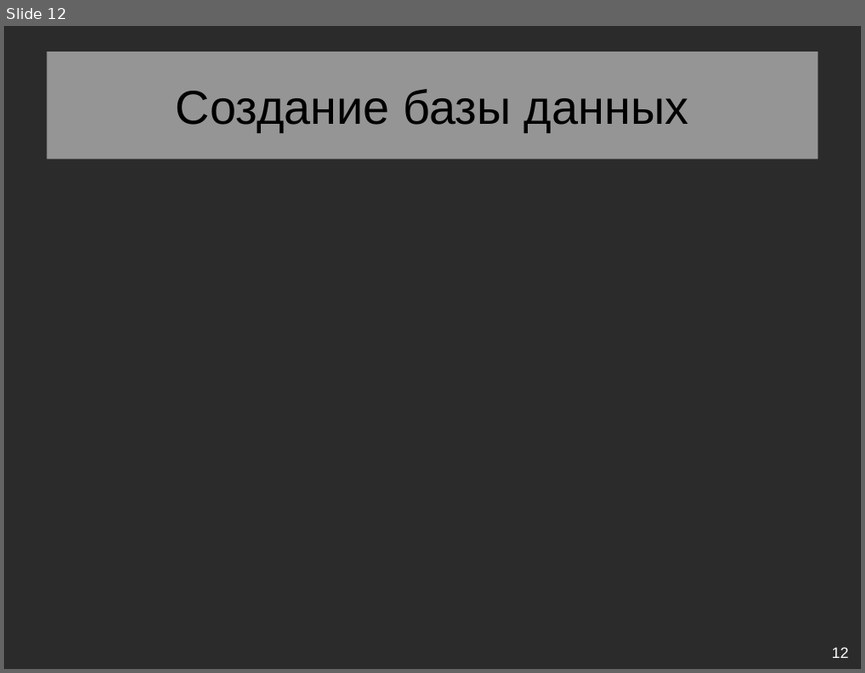
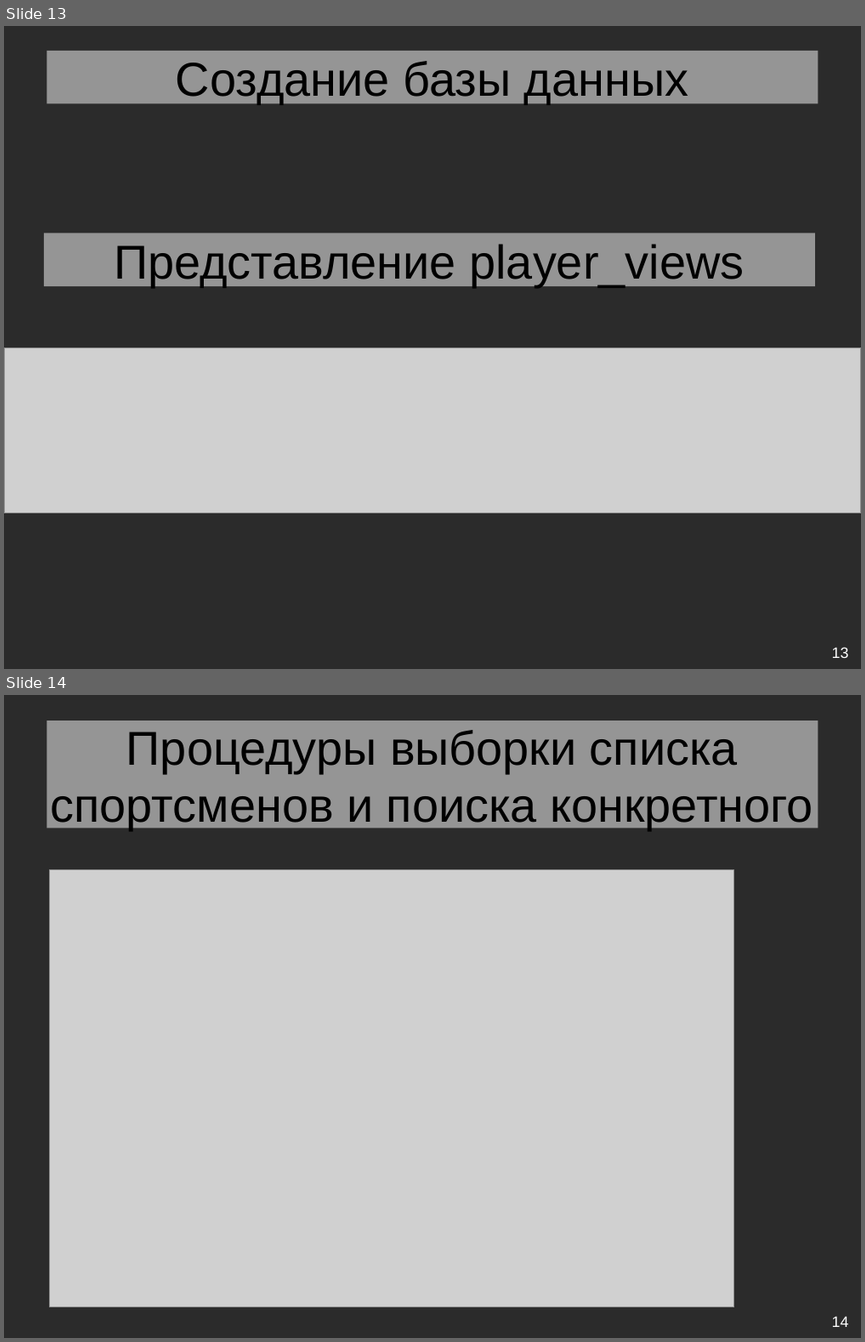
Before and after one commit to eldarian-1/pstu, a slide deck: БД/Course/Презентация курсового проекта.odp. Shown one above the other, each under a label of ours: slide 12 before the commit, slides 13 and 14 after it. The pictures are 865x673 and 865x1342 pixels, drawn with LibreOffice and Linux fonts; fonts in the diff are those of the drawing; grey boxes stand for pictures; background and template pictures are left out; a plain dark background stands for a picture behind light text. Boxes give left, top, right and bottom in pixels: in the first picture for what was removed or moved away, otherwise in the second. Text is boxed around its words. In the diff, an @@ line names an element or a change of style, - is before the commit and + after.

```diff
--- a/БД/Course/Презентация курсового проекта.odp
+++ b/БД/Course/Презентация курсового проекта.odp
@@ slide 14 added at (x1=4, y1=695, x2=861, y2=1338), background picture (left out) @@
@@ title added at (x1=46, y1=721, x2=818, y2=828), fill #FFFFFF at 50% opacity, 44 pt, text #000000 @@
+Процедуры выборки списка спортсменов и поиска конкретного
@@ picture added at (x1=50, y1=870, x2=734, y2=1307) @@
@@ page number added at (x1=832, y1=1315, x2=849, y2=1327), 14 pt, text #FFFFFF @@
+14
@@ what was slide 12 is now slide 13 @@
@@ slide 13 changed as well @@
@@ title "Создание базы данных" resized from (x1=46, y1=52, x2=818, y2=159) to (x1=46, y1=50, x2=818, y2=103) @@
@@ title added at (x1=44, y1=233, x2=815, y2=286), fill #FFFFFF at 50% opacity, 44 pt, text #000000 @@
+Представление player_views
@@ picture added at (x1=4, y1=347, x2=861, y2=513) @@
@@ page number at (x1=832, y1=646, x2=849, y2=658): text changed @@
-12
+13
```
Also in this commit, not shown: 8 other slides changed, 9 other slides added, 7 slides removed, 4 other files.
